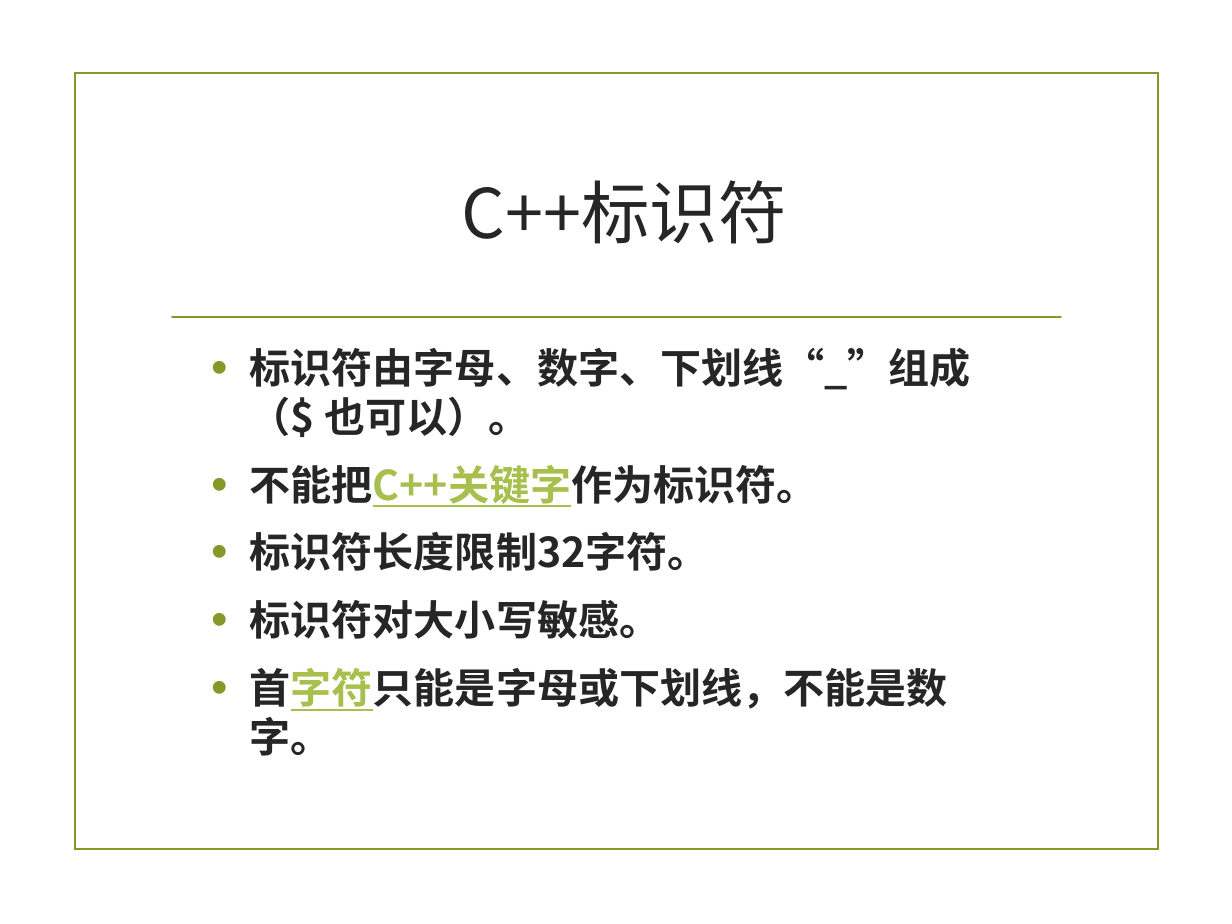
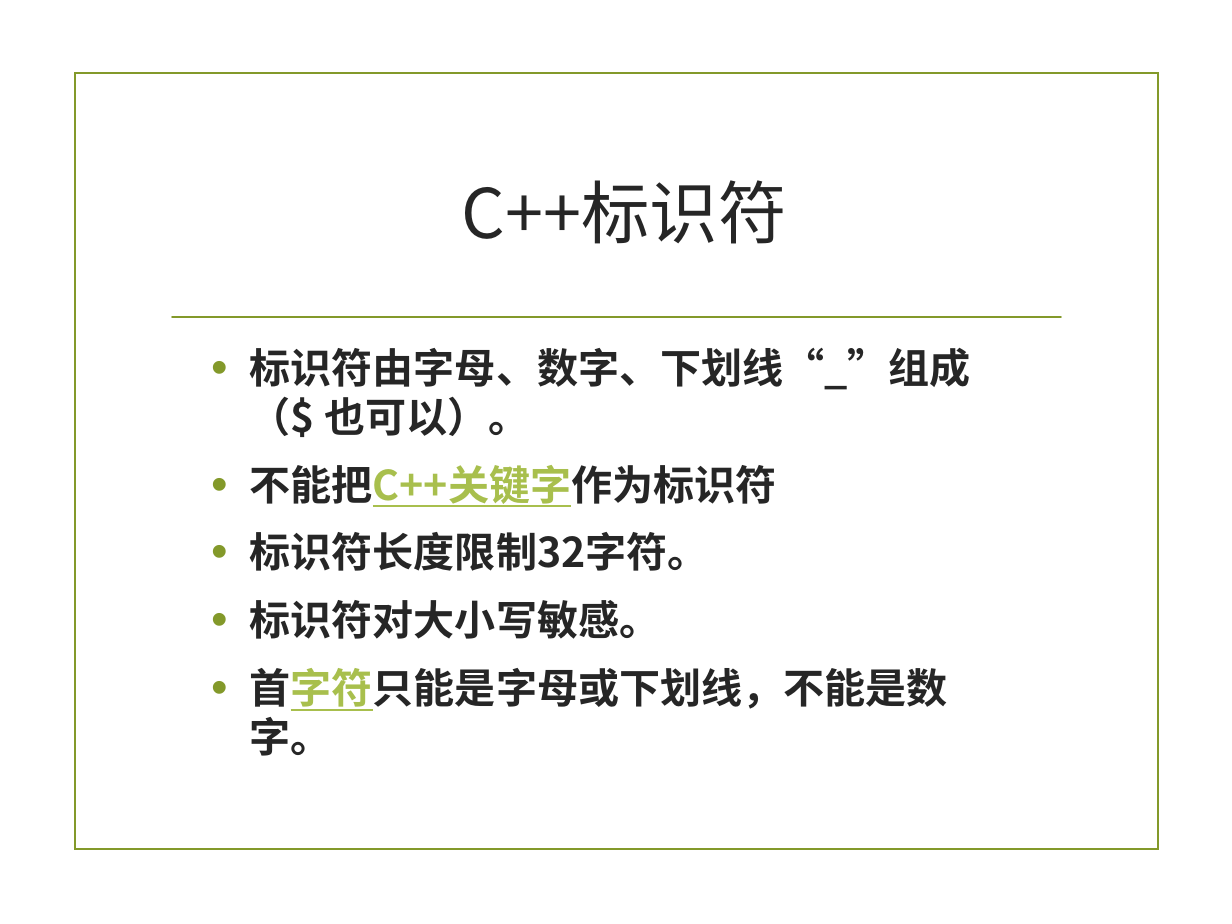
Before and after one commit to zuoshenghuang/curriculum, a slide deck: slide 3 of software/Ch_3_rules_demo.pptx. Drawn at 1232x924 pixels with LibreOffice and Linux fonts; fonts in the diff are those of the drawing; background and template pictures are left out. Boxes give left, top, right and bottom in pixels: in the first picture for what was removed or moved away, otherwise in the second. Text is boxed around its words. In the diff, an @@ line names an element or a change of style, - is before the commit and + after.

```diff
--- a/software/Ch_3_rules_demo.pptx
+++ b/software/Ch_3_rules_demo.pptx
@@ text at <box>250,465,777,507</box>: text changed @@
-• 不能把C++关键字作为标识符。
+• 不能把C++关键字作为标识符
```
Also in this commit, not shown: 22 other slides changed, 3 slides added, 2 slides removed, 5 other files.
